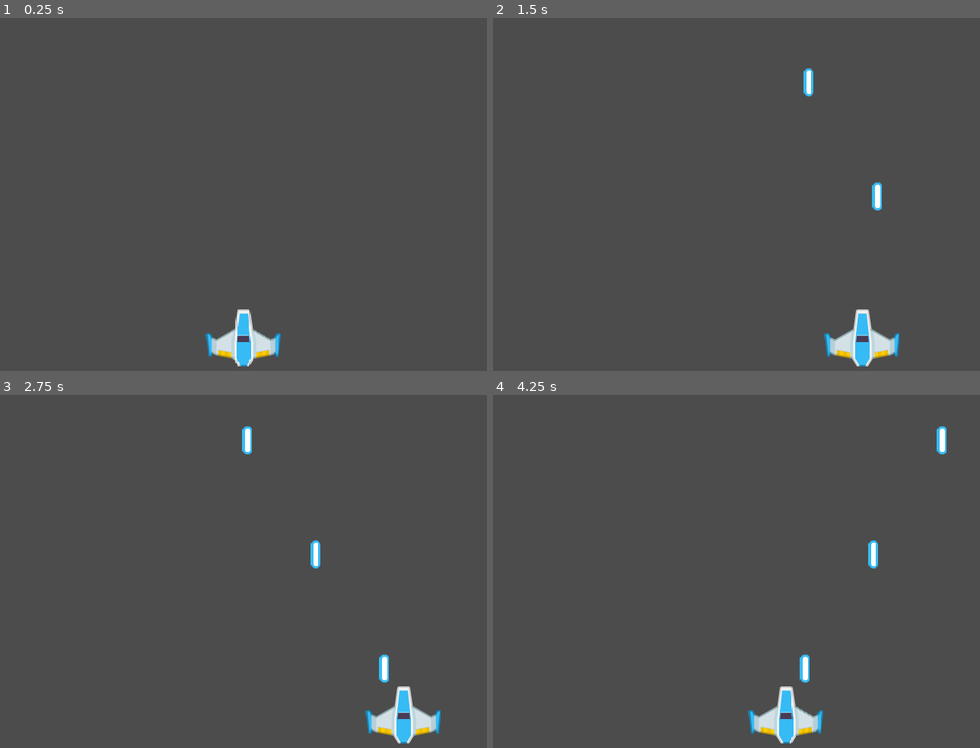
Above: before the commit, frames 1-4 (two rows, left to right).
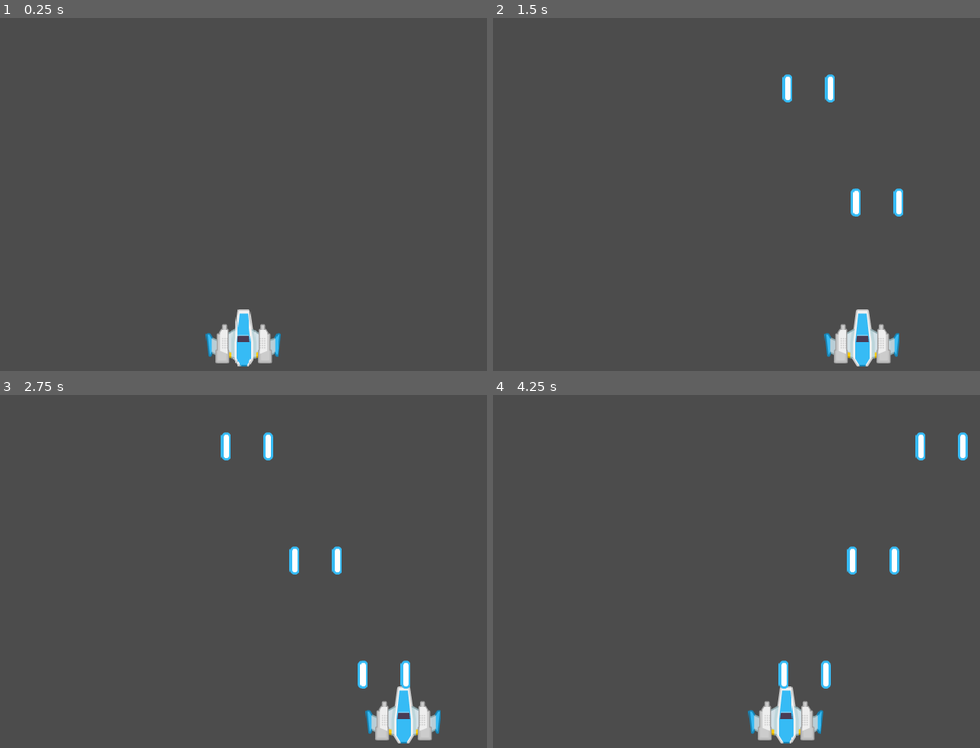
Above: after the commit, the same moments.

Repository: h3rd7/MySpaceShooter
Game: Godot game, scene res://scenes/main.tscn
The game is run twice, just before and just after one commit, with the same random seed, the same clock (stepped at 60 frames per second) and the same inputs.
Inputs:
- Up to frame 1 (0.25 s): no input
- Up to frame 2 (1.5 s): tap Enter at 0.5 s; hold Right (right_) 0.53-1.28 s; hold Up (shot_) 0.53-1.28 s; hold Left (left_) from 1.28 s (still down); tap Up (shot_) at 1.35 s
- Up to frame 3 (2.75 s): release Left (left_) at 2.03 s; hold Right (right_) from 2.03 s (still down); hold Up (shot_) from 2.03 s (still down)
- Up to frame 4 (4.25 s): release Up (shot_) at 2.78 s; tap Up (shot_) at 2.85 s; release Right (right_) at 3.53 s; hold Left (left_) from 3.53 s (still down); hold Up (shot_) from 3.53 s (still down)

The runs differ from the first frame. In frame 1, 0.5% of the frame differs, in the area x 44-56%, y 86-98%; in frame 2, 1.4%; in frame 3, 1.8%, in the area x 45-89%, y 8-98%; in frame 4, 1.8%.

Commit message:
cannons added

Diff:
--- a/scenes/spaceship.tscn
+++ b/scenes/spaceship.tscn
@@ -1,10 +1,28 @@
-[gd_scene load_steps=3 format=2]
+[gd_scene load_steps=5 format=2]
 
 [ext_resource path="res://scripts/spaceship.gd" type="Script" id=1]
 [ext_resource path="res://sprites/playerShip1_blue.png" type="Texture" id=2]
+[ext_resource path="res://sprites/Parts/gun09.png" type="Texture" id=3]
+[ext_resource path="res://sprites/Parts/gun10.png" type="Texture" id=4]
 
 [node name="spaceship" type="Node2D"]
 script = ExtResource( 1 )
 
 [node name="sprite" type="Sprite" parent="."]
 texture = ExtResource( 2 )
+
+[node name="cannonL" type="Sprite" parent="."]
+position = Vector2( -28, 8 )
+texture = ExtResource( 3 )
+flip_v = true
+
+[node name="cannonR" type="Sprite" parent="."]
+position = Vector2( 28, 8 )
+texture = ExtResource( 4 )
+flip_v = true
+
+[node name="posCannonL" type="Position2D" parent="."]
+position = Vector2( -25, -25 )
+
+[node name="posCannonR" type="Position2D" parent="."]
+position = Vector2( 25, -25 )
--- a/scripts/spaceship.gd
+++ b/scripts/spaceship.gd
@@ -25,15 +25,19 @@
 	if get_position().x > (640 - 50):
 		r = 0
 
-	set_position(get_position() + Vector2(vel, 0) * delta * (l + r))
+	set_position(get_position() + Vector2(1, 0) * vel * delta * (l + r))
 
 	if Input.is_action_pressed("shot_"): # firing
 		if last_shot <= 0:
 			# print("shoot") # test
-			var shot = pre_shot.instance()
-			shot.set_global_position(get_global_position())
-			get_node("../").add_child(shot)
+			fire(get_node("cannonL"))
+			fire(get_node("cannonR"))
 			last_shot = interval
 
 	if last_shot > 0:
 		last_shot -= delta
+
+func fire(node):
+	var shot = pre_shot.instance()
+	shot.set_global_position(node.get_global_position())
+	get_owner().add_child(shot)
